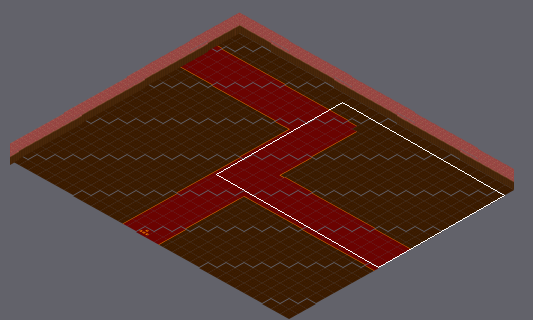
A Tiled map (JSON) gets an edit: assets/tiledmap/Levels/Level0.json. Above, an overview of the earlier version with the close-up marked.
Close-up. First the earlier version:
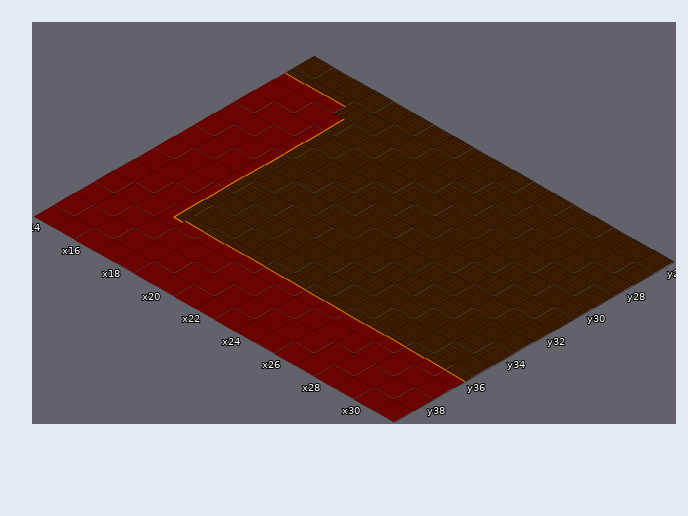
Cells are 182x104 px. Isometric: x runs down to the right, y down to the left. Shown: x 14..31, y 26..39. The commit also changed other parts of the map, which this record leaves out.
The result:
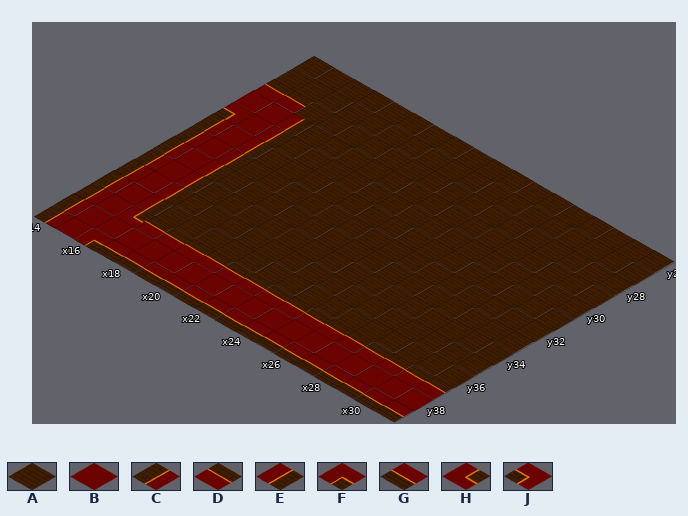
Key: from "floor": A 0, B 1, C 4, D 6, E 8, F 9, G 10, H 12, J 13.
_ is an empty cell.
The edit:
Layer "floor":
The edit turns tile B into tile A in row 28 at x 16.
The edit turns tile D into tile A in row 27 at x 14 to 16; in row 36 at x 18 to 31.
The edit turns tile E into tile A in rows 28 to 35 at x 17.
The edit turns tile H into tile A in row 36 at x 17.
The edit turns tile B into tile C in rows 31 to 39 at x 14.
The edit turns tile B into tile D in row 28 at x 14 to 15; in row 37 at x 17 to 31.
The edit turns tile B into tile E in rows 29 to 36 at x 16.
The edit turns tile B into tile F in row 39 at x 16.
The edit turns tile B into tile G in row 39 at x 17 to 31.
The edit turns tile B into tile H in row 37 at x 16.
The edit turns tile B into tile J in row 30 at x 14.
